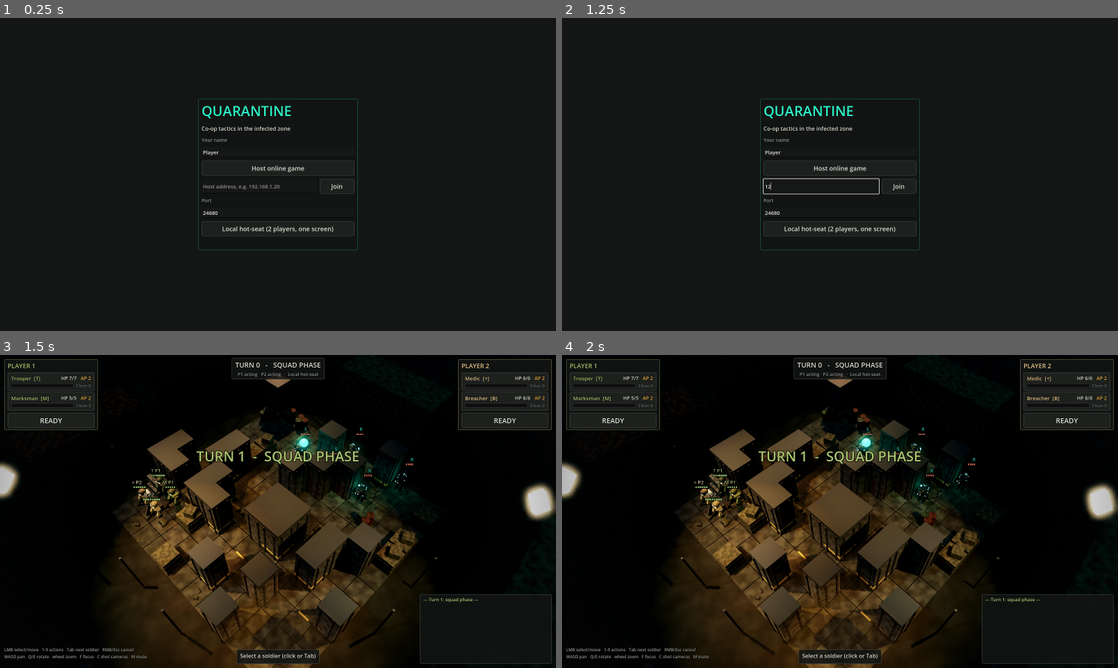
Above: before the commit, frames 1-4 (two rows, left to right).
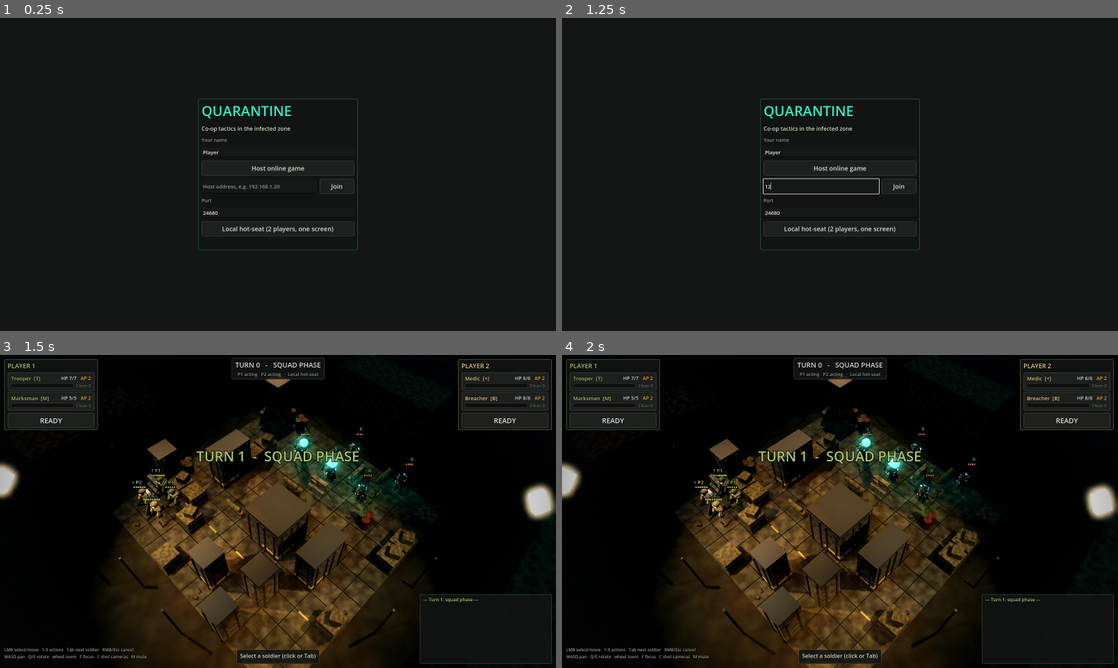
Above: after the commit, the same moments.

Repository: HarveyC/Quarantine
Game: Godot game, scene res://scenes/app.tscn
Same seed, same stepped clock (60 frames per second), same inputs: the game is played once before the commit and once after it. Sound files missing from this copy of the repository are replaced by a short silence.
Inputs (mouse positions are in pixels of both pictures, inside the frame that each line leads up to):
- Up to frame 1 (0.25 s): no input
- Up to frame 2 (1.25 s): click (823, 187) at 0.52 s; type "12" at 0.6 s
- Up to frame 3 (1.5 s): click "Local hot-seat (2 players, on…" at 1.25 s
- Up to frame 4 (2 s): no input

Frames 1-2 are identical in both runs. In frame 3, 6.4% of the frame differs, in the area x 28-73%, y 20-100%; in frame 4, 6.3%.

Commit message:
Add seeded tactical map generator with the act 1 biome (The Wall)
MapGen.generate(spec) stitches hand-made 4x4 parcels onto per-objective
plots (XCOM 2-style plots and parcels), validates and rerolls, and returns
a Grid with deploy/pod spawns, biome and objective markers. Deterministic
from the spec, so every peer builds the map from the broadcast MatchConfig.
Quick matches now roll an act 1 skirmish layout; run fights use map_spec.

Co-Authored-By: Claude Opus 5.5 (1M context) <noreply@anthropic.com>
Claude-Session: https://claude.ai/code/session_012buN8bQ8s4auoHfjG4qofP

Diff:
--- a/mapgen/map_gen.gd
+++ b/mapgen/map_gen.gd
@@ -29,7 +29,7 @@
 const FULL_COVER := Vector2(0.04, 0.24)   # share of all tiles
 const HALF_COVER := Vector2(0.05, 0.22)
 const DEAD_GROUND := 3                    # every floor tile within this many tiles of cover
-const MAX_SIGHTLINE := 10                 # longest straight open run in a row or column
+const MAX_SIGHTLINE := 12                 # longest straight open run in a row or column
 const REINFORCE_MIN_STEPS := 6
 const LANE_COVER_CHANCE := 0.08
 
--- a/view/board.gd
+++ b/view/board.gd
@@ -53,6 +53,7 @@
 	_m_full = Palette.overlay(Color(0.35, 0.7, 1.0, 0.9), true)
 	_build_ground()
 	_build_tiles()
+	_build_zones()
 	_build_perimeter()
 	_build_lights()
 	_hover = Palette.box(Vector3(0.96, 0.03, 0.96), Palette.overlay(Color(1, 1, 1, 0.22)))
@@ -166,6 +167,31 @@
 			var dash := Palette.box(Vector3(0.55, 0.005, 0.08), paint)
 			dash.position = Vector3(x, 0.003, grid.height - 3.5)
 			_tiles.add_child(dash)
+
+
+## Objective zones from MapGen markers, painted on the floor: evac pad (green) and beacon (amber).
+func _build_zones() -> void:
+	var zones := {"evac": Color(0.35, 0.95, 0.45), "beacon": Palette.AMBER}
+	for key in zones:
+		var cells: Array = grid.marker(key)
+		if cells.is_empty():
+			continue
+		var fill := Palette.overlay(Color(zones[key], 0.16))
+		var edge := Palette.emissive(zones[key], 1.2)
+		var inside := {}
+		for c in cells:
+			inside[c] = true
+		for c in cells:
+			var plate := Palette.box(Vector3(0.98, 0.01, 0.98), fill)
+			plate.position = cell_to_world(c, 0.006)
+			_tiles.add_child(plate)
+			# A glowing line along the zone's outer edges.
+			for d in Grid.DIRS4:
+				if inside.has(c + d):
+					continue
+				var line := Palette.box(Vector3(0.98, 0.012, 0.05) if d.y != 0 else Vector3(0.05, 0.012, 0.98), edge)
+				line.position = cell_to_world(c, 0.01) + Vector3(d.x, 0, d.y) * 0.47
+				_tiles.add_child(line)
 
 
 func _add_wall(c: Vector2i, h: int, body: Material, trim: Material, rib: Material, hazard: Material) -> void:
--- a/view/main.gd
+++ b/view/main.gd
@@ -52,10 +52,13 @@
 			screenshot_path = arg.trim_prefix("--screenshot=")
 	if auto_start:
 		var seed := 0
+		var objective := ""
 		for arg in OS.get_cmdline_user_args():
 			if arg.begins_with("--seed="):
 				seed = int(arg.trim_prefix("--seed="))
-		start(default_mission(seed))
+			elif arg.begins_with("--objective="):   # dev aid: a generated act 1 map of this fight type
+				objective = arg.trim_prefix("--objective=")
+		start(default_mission(seed, objective))
 
 
 func _exit_tree() -> void:
@@ -63,12 +66,15 @@
 		session.free()
 
 
-static func default_mission(seed: int = 0) -> GameState:
+static func default_mission(seed: int = 0, objective: String = "") -> GameState:
 	var squad := [
 		{"kind": "trooper", "player": 0}, {"kind": "marksman", "player": 0},
 		{"kind": "medic", "player": 1}, {"kind": "breacher", "player": 1},
 	]
 	var enemies: Array[String] = ["runner", "runner", "spitter", "runner", "spitter"]
+	if objective != "":
+		var grid := MapGen.generate({"biome": "wall", "objective": objective, "seed": seed})
+		return Rules.new_mission_on_grid(grid, squad, enemies, seed)
 	return Rules.new_mission(MAP, squad, enemies, seed)
 
 
@@ -265,7 +271,7 @@
 		_screenshot_step()
 
 
-## Dev aid: `--screenshot-action=shoot|fire|ready` sets up a scene before the capture;
+## Dev aid: `--screenshot-action=shoot|fire|ready|overview` sets up a scene before the capture;
 ## `--screenshot-frame=N` picks the frame (default 150). With Godot's `--write-movie`
 ## and `--fixed-fps`, `fire` records a whole shot cinematic.
 func _screenshot_step() -> void:
@@ -275,7 +281,10 @@
 	for a in args:
 		if a.begins_with("--screenshot-frame="):
 			shot_frame = int(a.trim_prefix("--screenshot-frame="))
-	if _frames == 60:
+	if _frames == 60 and args.has("--screenshot-action=overview"):   # whole map from high up
+		camera_rig._target_dist = CameraRig.MAX_DIST
+		camera_rig.focus(board.center())
+	elif _frames == 60:
 		input.cycle()
 	elif _frames == 70 and (args.has("--screenshot-action=shoot") or args.has("--screenshot-action=fire")):
 		input.trigger("shoot")
Not shown, changed: docs/ARCHITECTURE.md
